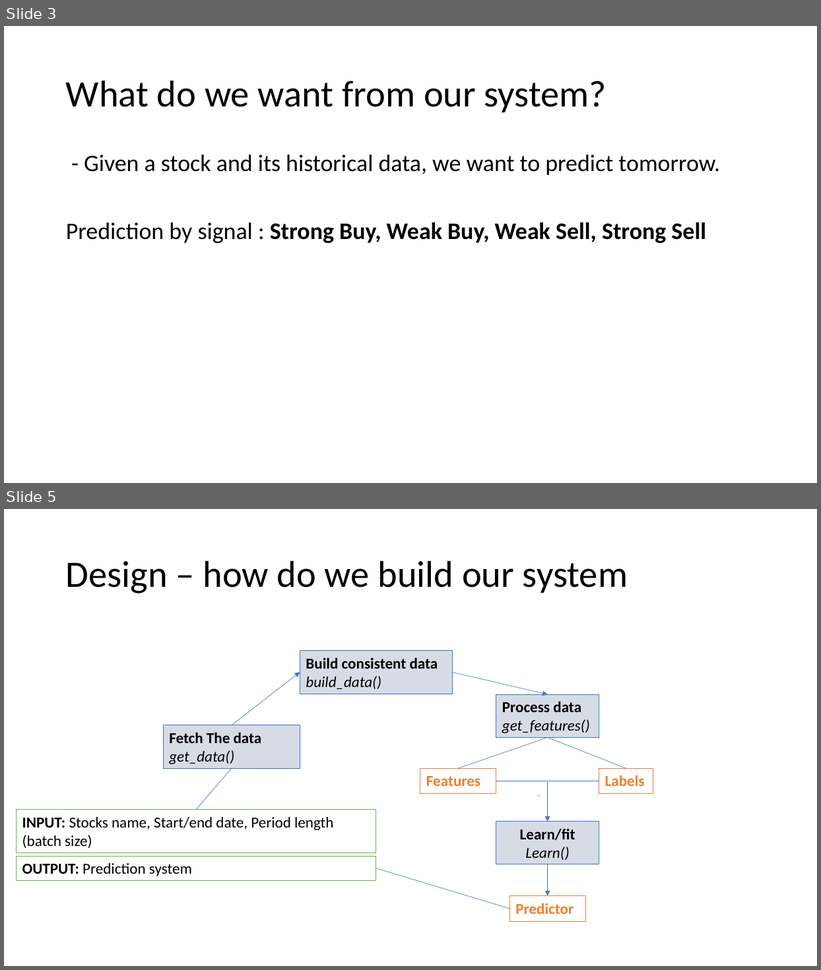
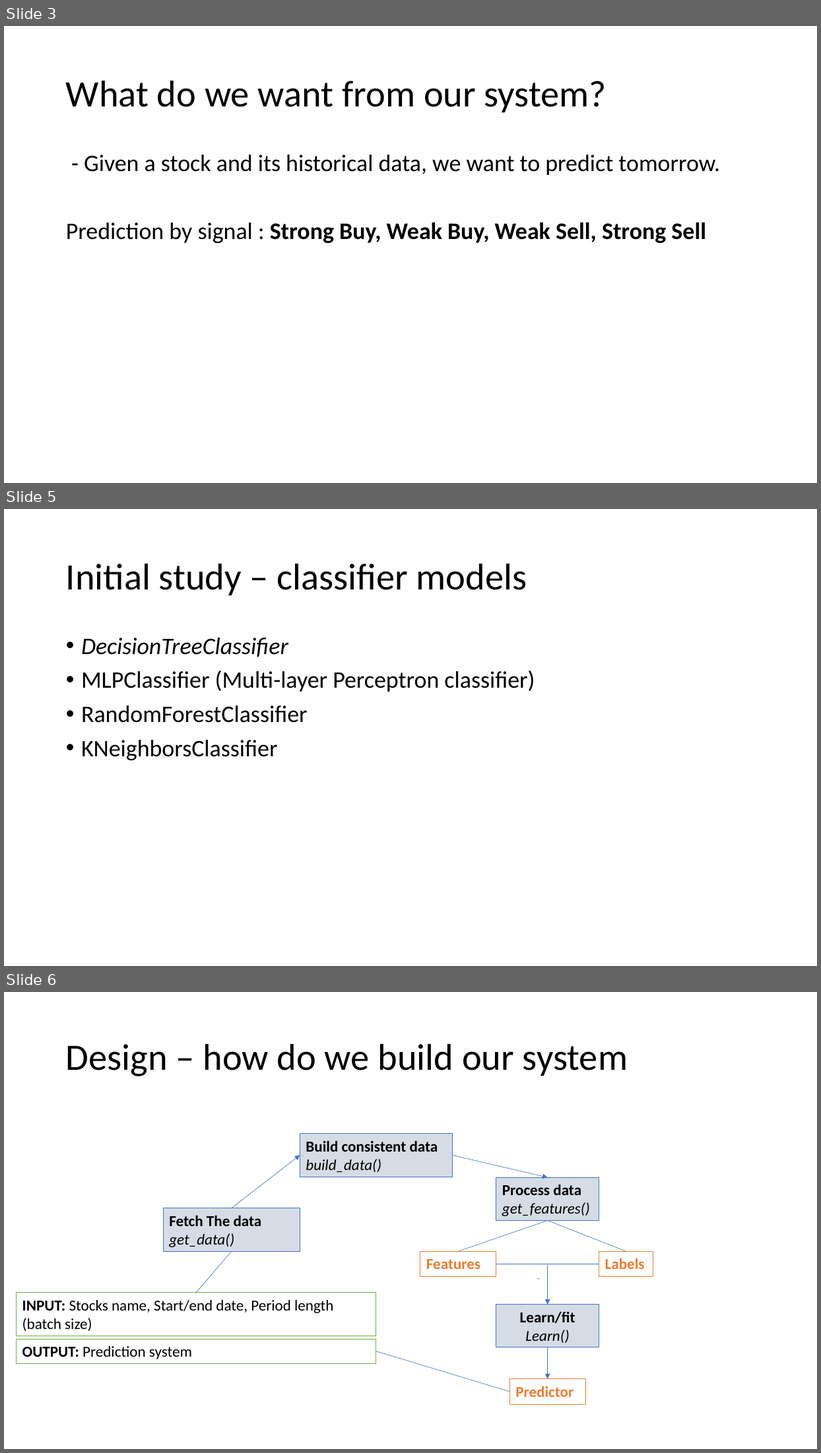
Before and after one commit to djikoSal/MarketGenie, a slide deck: Predicting commodities stocks.pptx. Shown one above the other, each under a label of ours: slides 3 and 5 before the commit, slides 3, 5 and 6 after it; the slides between them are not shown. The pictures are 821x970 and 821x1453 pixels, drawn with LibreOffice and Linux fonts; fonts in the diff are those of the drawing. Boxes give left, top, right and bottom in pixels: in the first picture for what was removed or moved away, otherwise in the second. Text is boxed around its words. In the diff, an @@ line names an element or a change of style, - is before the commit and + after.

```diff
--- a/Predicting commodities stocks.pptx
+++ b/Predicting commodities stocks.pptx
@@ slide 5 added at (4,509,817,966), background #FFFFFF @@
@@ title added at (66,563,527,595), 44 pt, text #000000 @@
+Initial study – classifier models
@@ text added at (81,638,535,760), 28 pt, text #000000 @@
+• DecisionTreeClassifier
+• MLPClassifier (Multi-layer Perceptron classifier)
+• RandomForestClassifier
+• KNeighborsClassifier
@@ what was slide 5 is now slide 6 @@
```
Also in this commit, not shown: 1 slide changed, 1 slide removed, 1 other file.
